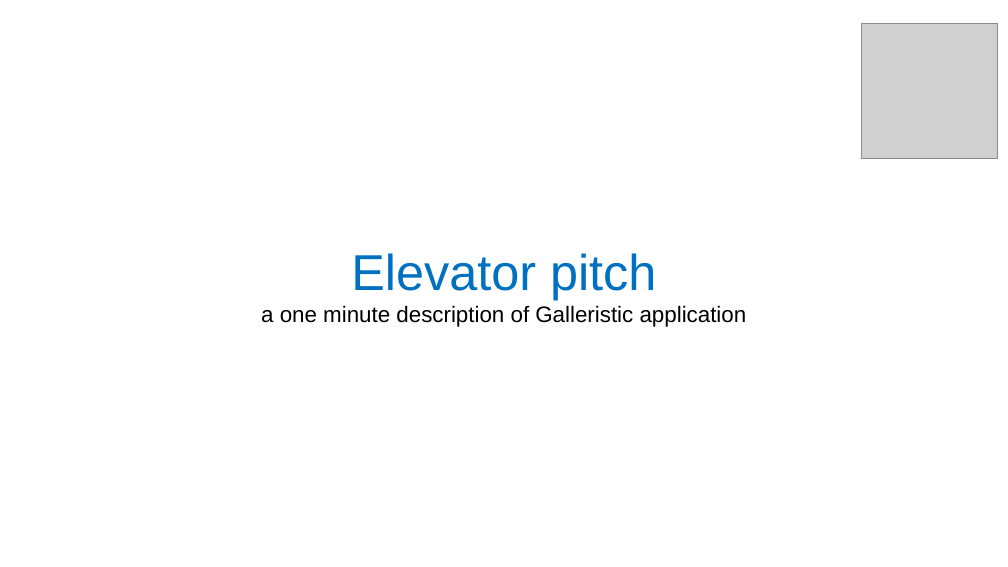
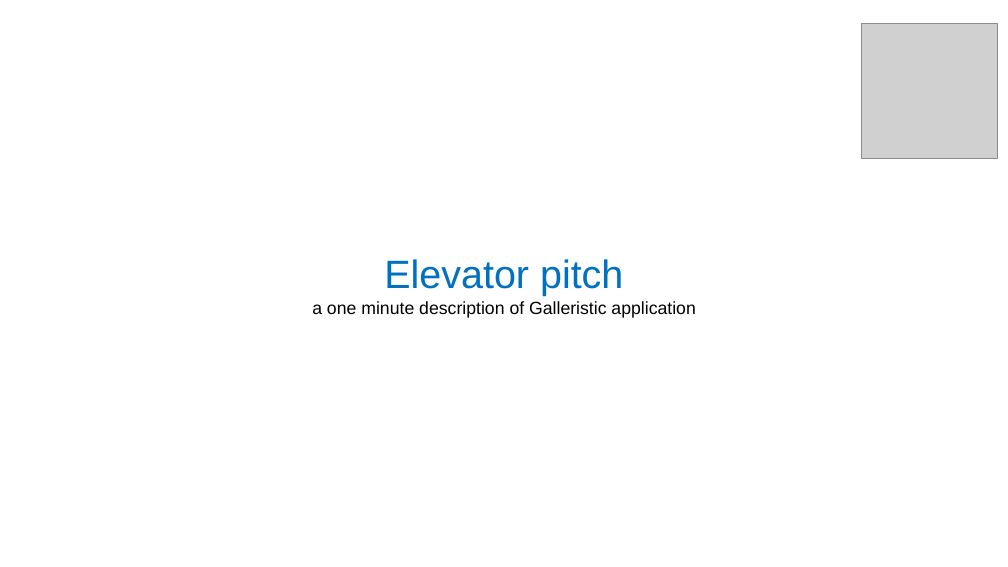
Before and after one commit to mahirerden/galleristic, a slide deck: slide 2 of Galleristic Presentation.pptx. Drawn at 1008x567 pixels with LibreOffice and Linux fonts; fonts in the diff are those of the drawing; grey boxes stand for pictures. Boxes give left, top, right and bottom in pixels: in the first picture for what was removed or moved away, otherwise in the second. Text is boxed around its words. In the diff, an @@ line names an element or a change of style, - is before the commit and + after.

```diff
--- a/Galleristic Presentation.pptx
+++ b/Galleristic Presentation.pptx
@@ title "Elevator pitch a one minute ..." at [312, 259, 695, 318]: size 36 to 28.2 pt in "Elevator pitch"; size 16 to 12.5 pt in "a one minute description of Galleristic application" @@
```
Also in this commit, not shown: 5 other slides changed, 8 other files.
